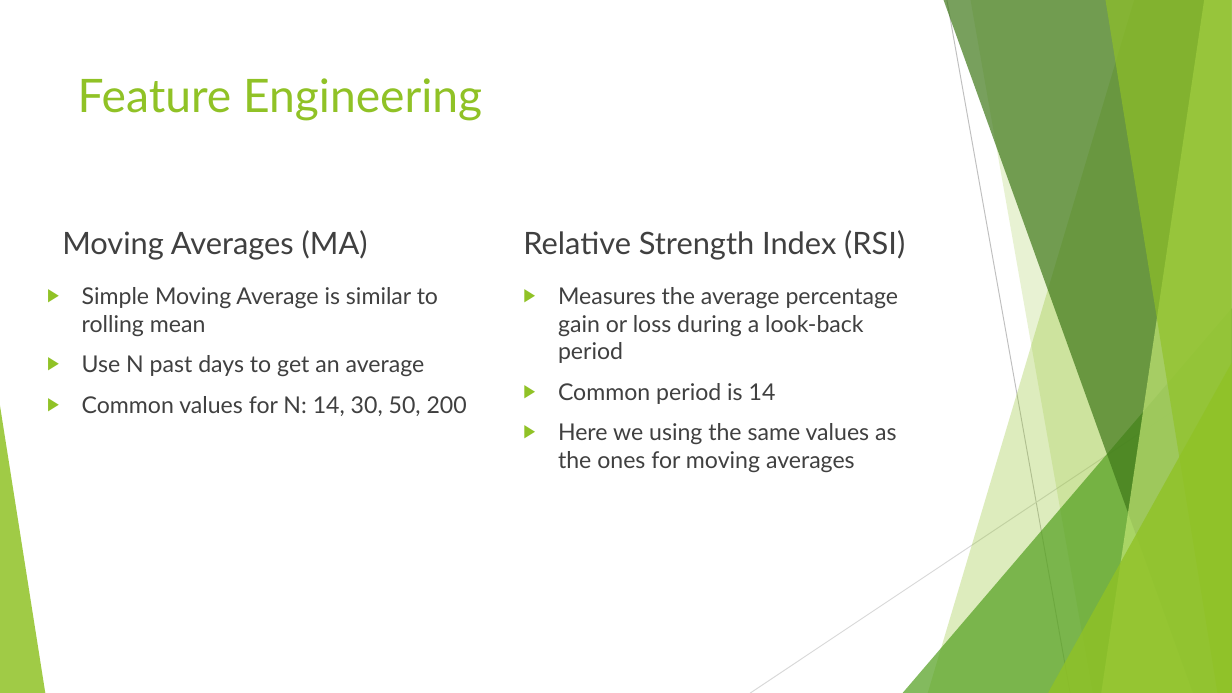
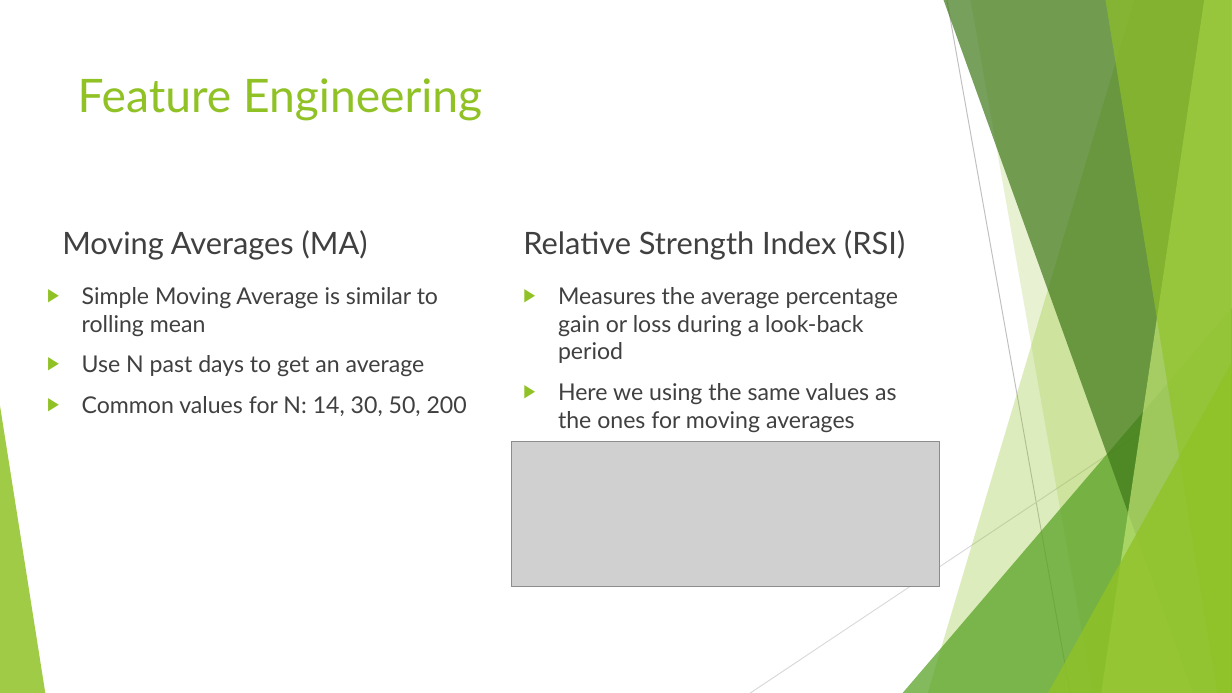
Before and after one commit to wenliangz/cs777-term-project, a slide deck: slide 6 of docs/presentation.pptx. Drawn at 1232x693 pixels with LibreOffice and Linux fonts; fonts in the diff are those of the drawing; grey boxes stand for pictures. Boxes give left, top, right and bottom in pixels: in the first picture for what was removed or moved away, otherwise in the second. Text is boxed around its words. In the diff, an @@ line names an element or a change of style, - is before the commit and + after.

Commit message:
add RSI definition to presentation

```diff
--- a/docs/presentation.pptx
+++ b/docs/presentation.pptx
@@ text at [558, 383, 776, 404]: paragraph removed @@
-▶ Common period is 14
@@ picture added at [512, 441, 941, 586] @@
```
Also in this commit, not shown: 1 other file.
